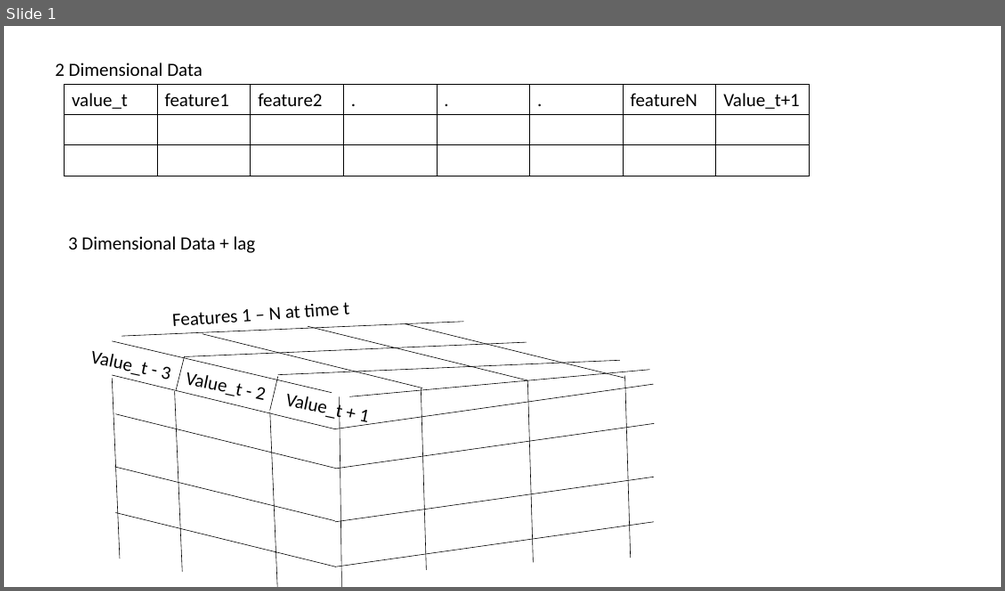
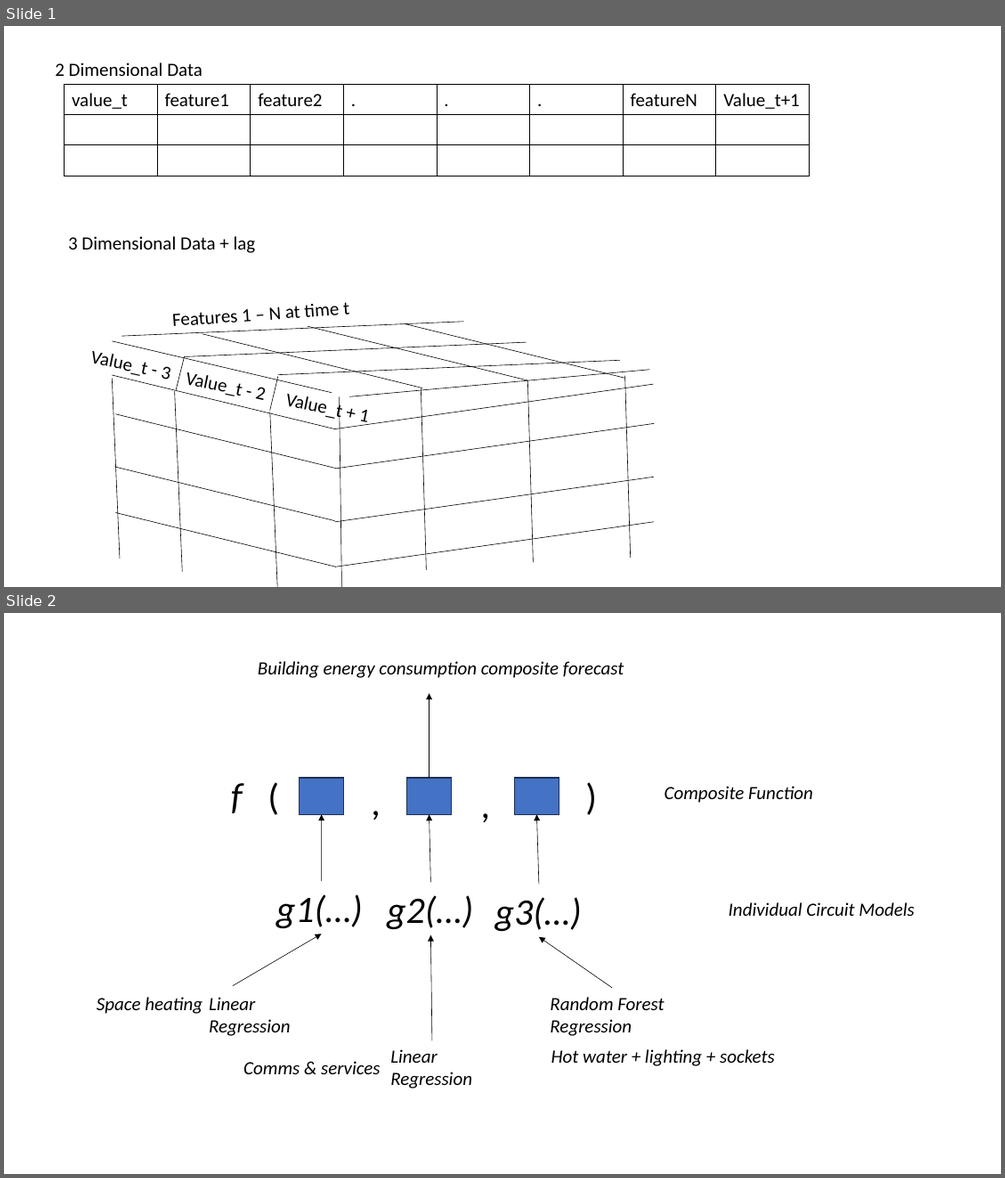
Before and after one commit to Xnsam/timeseries_data, a slide deck: docs/project_visuals.pptx. Shown one above the other, each under a label of ours: slide 1 before the commit, slides 1 and 2 after it. The pictures are 1005x591 and 1005x1178 pixels, drawn with LibreOffice and Linux fonts; fonts in the diff are those of the drawing. Boxes give left, top, right and bottom in pixels: in the first picture for what was removed or moved away, otherwise in the second. Text is boxed around its words. In the diff, an @@ line names an element or a change of style, - is before the commit and + after.

Commit message:
feat(experiement1B): added composite model, feature selection and shapely

```diff
--- a/docs/project_visuals.pptx
+++ b/docs/project_visuals.pptx
@@ slide 2 added at [4,613,1001,1174], background #FFFFFF @@
@@ text added at [258,661,623,678], 18 pt, text #000000, italic @@
+Building energy consumption composite forecast
@@ arrow added from (429, 778) to (429, 693), #000000 0.5 pt @@
@@ text added at [260,770,287,822], 36 pt, text #000000 @@
+(
@@ text added at [578,770,605,822], 36 pt, text #000000 @@
+)
@@ text added at [231,783,243,813], 36 pt, text #000000, italic @@
+f
@@ rectangle added at [299,778,343,814], fill #4472C4, outline #1E3256 1 pt @@
@@ text added at [364,774,388,827], 36 pt, text #000000 @@
+,
@@ rectangle added at [406,778,451,814], fill #4472C4, outline #1E3256 1 pt @@
@@ text added at [474,778,498,831], 36 pt, text #000000 @@
+,
@@ rectangle added at [514,778,558,814], fill #4472C4, outline #1E3256 1 pt @@
@@ text added at [664,786,813,803], 18 pt, text #000000, italic @@
+Composite Function
@@ arrow added from (322, 881) to (322, 814), #000000 0.5 pt @@
@@ arrow added from (431, 882) to (429, 814), #000000 0.5 pt @@
@@ arrow added from (539, 884) to (536, 814), #000000 0.5 pt @@
@@ text added at [276,894,363,929], 36 pt, text #000000, italic @@
+g1(…)
@@ text added at [387,895,473,930], 36 pt, text #000000, italic @@
+g2(…)
@@ text added at [495,897,582,932], 36 pt, text #000000, italic @@
+g3(…)
@@ text added at [728,902,914,916], 18 pt, text #000000, italic @@
+Individual Circuit Models
@@ arrow added from (233, 985) to (322, 933), #000000 0.5 pt @@
@@ arrow added from (432, 1041) to (431, 935), #000000 0.5 pt @@
@@ arrow added from (612, 988) to (539, 937), #000000 0.5 pt @@
@@ text added at [97,997,202,1013], 18 pt, text #000000, italic @@
+Space heating
@@ text added at [209,997,291,1036], 18 pt, text #000000, italic @@
+Linear
+Regression
@@ text added at [550,997,663,1036], 18 pt, text #000000, italic @@
+Random Forest
+Regression
@@ text added at [243,1061,380,1074], 18 pt, text #000000, italic @@
+Comms & services
@@ text added at [390,1049,472,1088], 18 pt, text #000000, italic @@
+Linear
+Regression
@@ text added at [551,1049,775,1066], 18 pt, text #000000, italic @@
+Hot water + lighting + sockets
```
Also in this commit, not shown: 9 other files.
